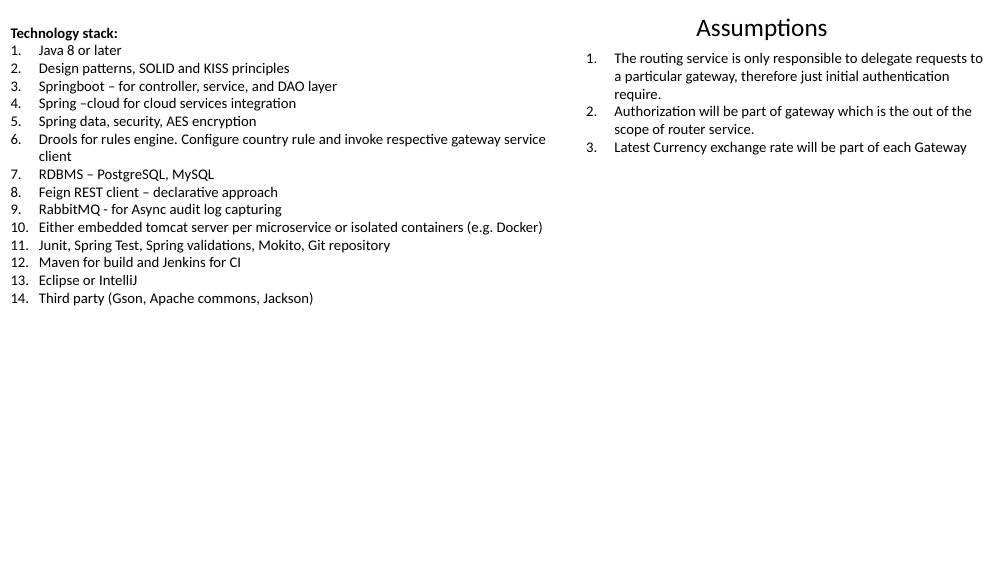
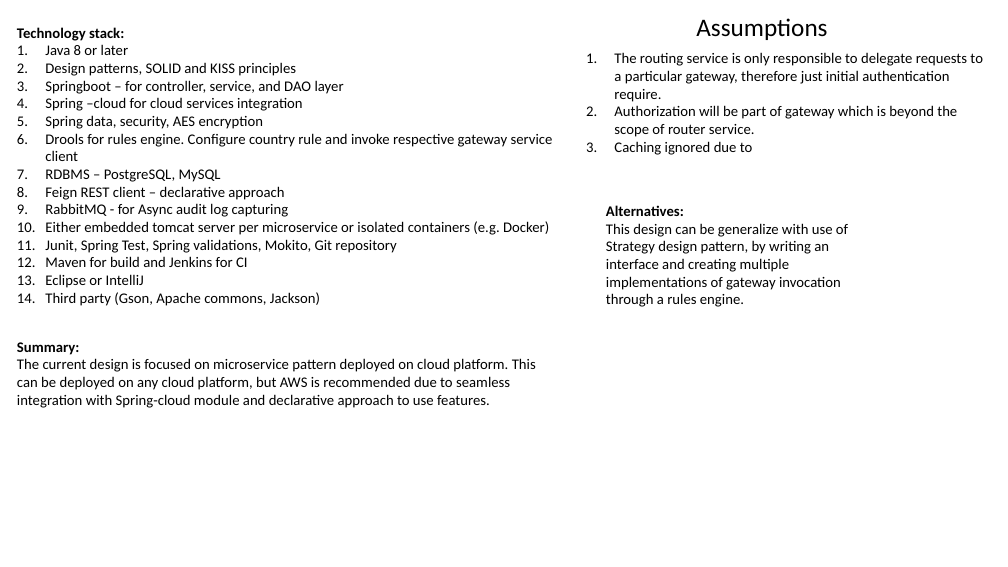
Before and after one commit to adityapant1286/subscription-service, a slide deck: slide 3 of src/main/resources/task2.pptx. Drawn at 1008x567 pixels with LibreOffice and Linux fonts; fonts in the diff are those of the drawing. Boxes give left, top, right and bottom in pixels: in the first picture for what was removed or moved away, otherwise in the second. Text is boxed around its words. In the diff, an @@ line names an element or a change of style, - is before the commit and + after.

Commit message:
final-draft

```diff
--- a/src/main/resources/task2.pptx
+++ b/src/main/resources/task2.pptx
@@ text "Technology stack:": place and size @@
-text "Technology stack:" at <box>11,27,546,306</box>
+text "Technology stack:" at <box>17,27,553,306</box>
@@ text at <box>614,105,957,155</box>: text changed @@
-2. Authorization will be part of gateway which is the out of the scope of router service.
-3. Latest Currency exchange rate will be part of each Gateway
+2. Authorization will be part of gateway which is beyond the scope of router service.
+3. Caching ignored due to
@@ text added at <box>606,205,848,307</box>, 14 pt, text #000000 @@
+Alternatives:
+This design can be generalize with use of Strategy design pattern, by writing an interface and creating multiple implementations of gateway invocation through a rules engine.
@@ text added at <box>17,342,536,408</box>, 14 pt, text #000000 @@
+Summary:
+The current design is focused on microservice pattern deployed on cloud platform. This can be deployed on any cloud platform, but AWS is recommended due to seamless integration with Spring-cloud module and declarative approach to use features.
```
Also in this commit, not shown: 2 other slides changed.
